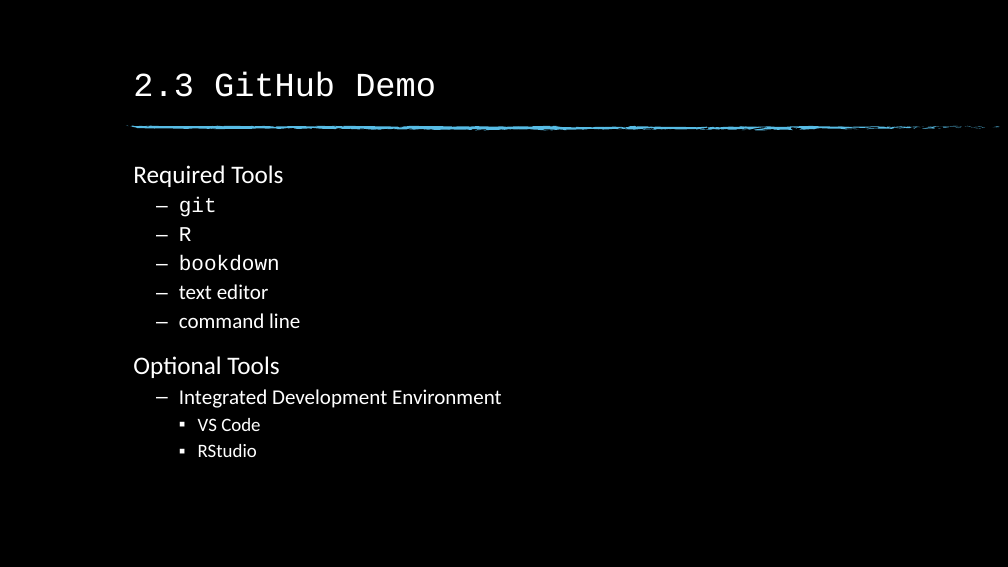
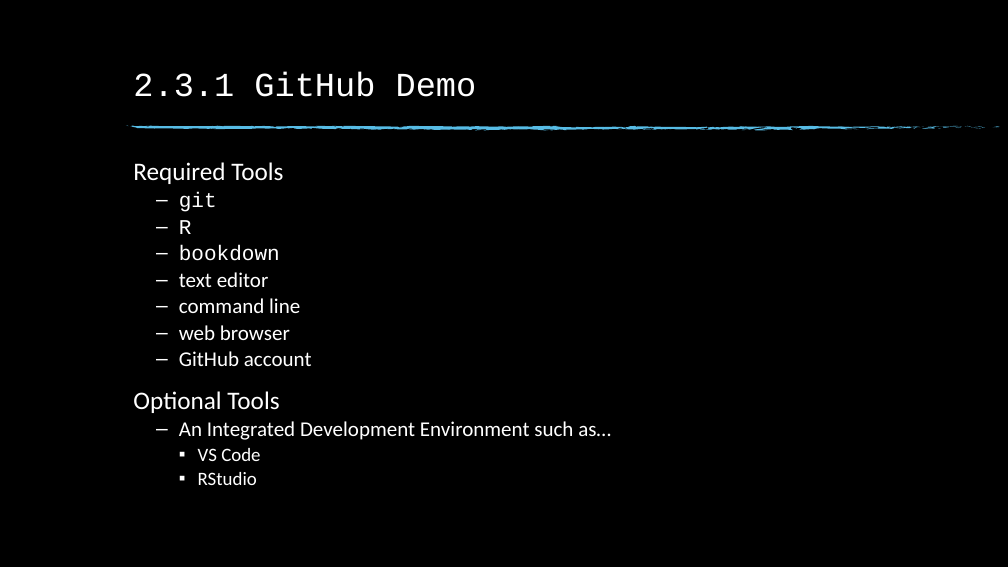
Before and after one commit to Society-of-Flight-Test-Engineers/handbook-2013, a slide deck: slide 12 of tutorials/2020-10-22-Symposium/porting-the-handbook.pptx. Drawn at 1008x567 pixels with LibreOffice and Linux fonts; fonts in the diff are those of the drawing; background and template pictures are left out. Boxes give left, top, right and bottom in pixels: in the first picture for what was removed or moved away, otherwise in the second. Text is boxed around its words. In the diff, an @@ line names an element or a change of style, - is before the commit and + after.

```diff
--- a/tutorials/2020-10-22-Symposium/porting-the-handbook.pptx
+++ b/tutorials/2020-10-22-Symposium/porting-the-handbook.pptx
@@ title at box(133, 71, 477, 97): text changed @@
-2.3 GitHub Demo
+2.3.1 GitHub Demo
@@ text at box(133, 162, 300, 485): line spacing 0.9 to 0.8 @@
@@ text at box(179, 325, 312, 366): paragraphs added @@
+  – web browser
+  – GitHub account
@@ text at box(179, 421, 611, 440): text changed @@
-  – Integrated Development Environment
+  – An Integrated Development Environment such as…
```
Also in this commit, not shown: 8 other slides changed, 1 slide added, 5 other files.
